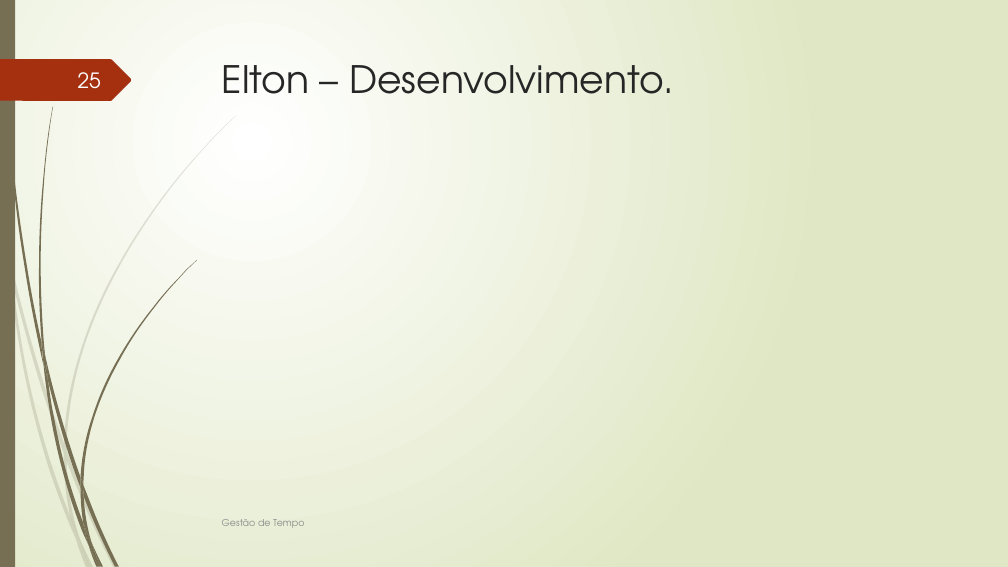
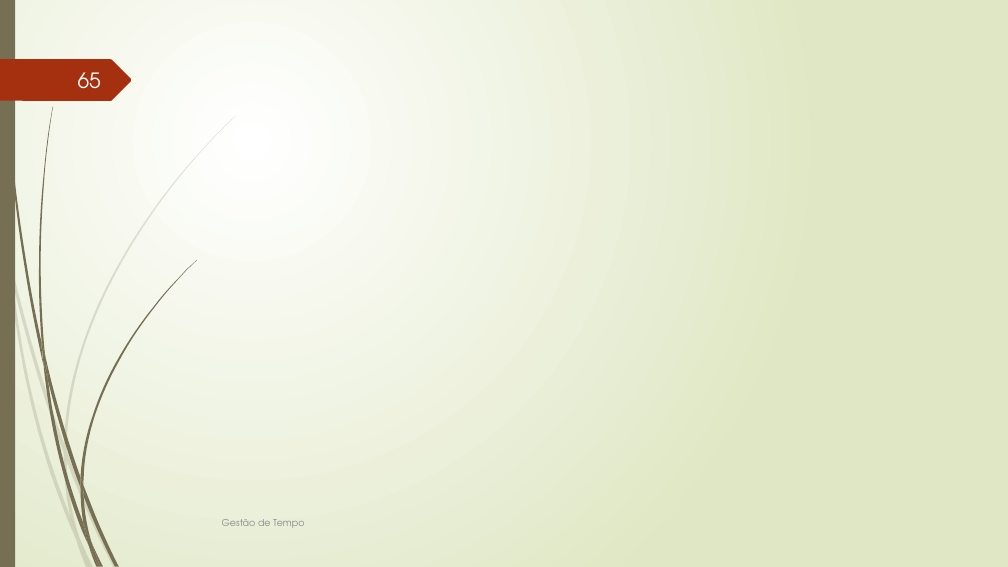
Before and after one commit to FabioMassaretto/GerenciamentoTempoProjeto, a slide deck: slide 65 of GERENCIAMENTO DO TEMPO DO PROJETO.pptx (slide 25 before the commit). Drawn at 1008x567 pixels with LibreOffice and Linux fonts; fonts in the diff are those of the drawing; background and template pictures are left out. Boxes give left, top, right and bottom in pixels: in the first picture for what was removed or moved away, otherwise in the second. Text is boxed around its words. In the diff, an @@ line names an element or a change of style, - is before the commit and + after.

```diff
--- a/GERENCIAMENTO DO TEMPO DO PROJETO.pptx
+++ b/GERENCIAMENTO DO TEMPO DO PROJETO.pptx
@@ page number at [78,72,101,89]: text changed @@
-25
+65
@@ title removed at [222,65,674,94] @@
-Elton – Desenvolvimento.
```
Also in this commit, not shown: 23 other slides changed, 64 slides added.
